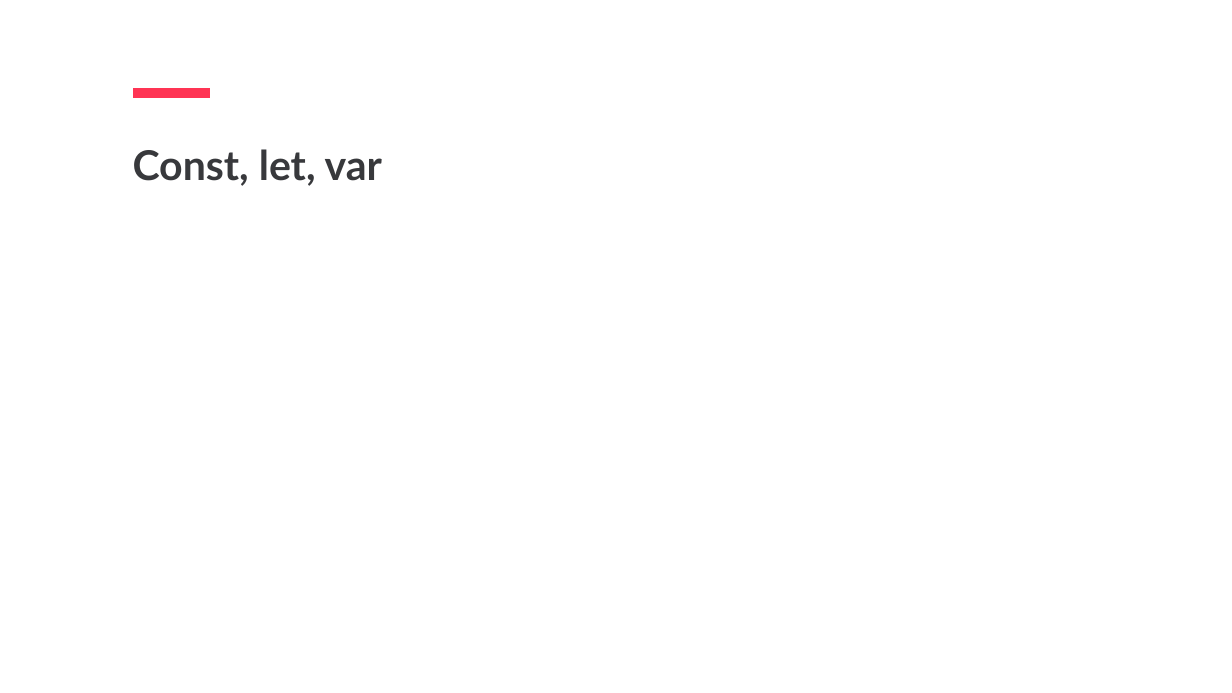
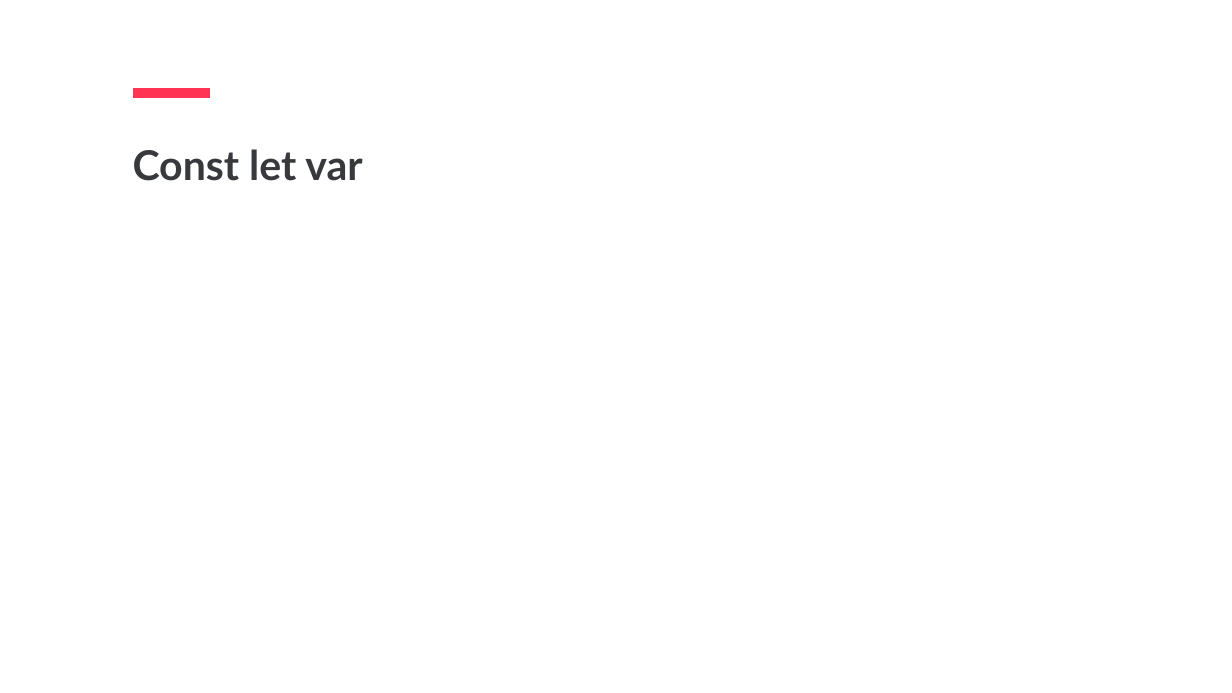
Before and after one commit to jpotapova/js-lecture-2, a slide deck: slide 4 of slides.pptx (slide 20 before the commit). Drawn at 1232x693 pixels with LibreOffice and Linux fonts; fonts in the diff are those of the drawing. Boxes give left, top, right and bottom in pixels: in the first picture for what was removed or moved away, otherwise in the second. Text is boxed around its words. In the diff, an @@ line names an element or a change of style, - is before the commit and + after.

```diff
--- a/slides.pptx
+++ b/slides.pptx
@@ text at bbox=[133, 149, 362, 181]: text changed @@
-Const, let, var
+Const let var
```
Also in this commit, not shown: 2 other slides changed, 11 slides added, 1 slide removed, 11 other files.
